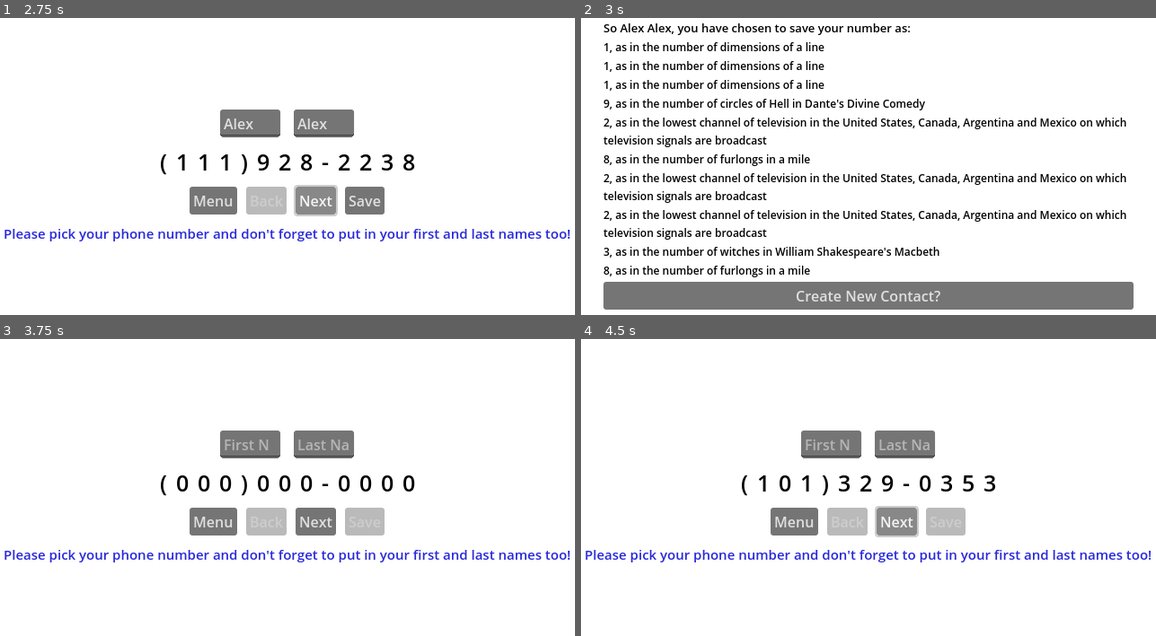
Above: before the commit, frames 1-4 (two rows, left to right).
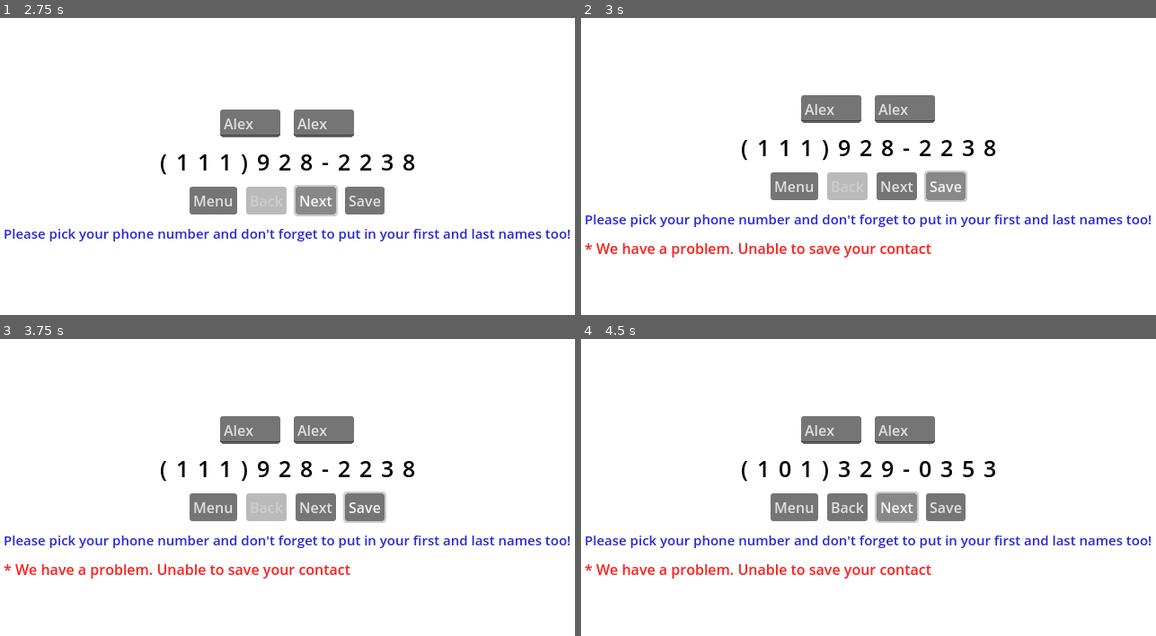
Above: after the commit, the same moments.

Repository: mjcampos/phone_number_entry
Game: Godot game, scene res://Menu/menu.tscn
Two runs of this game, one before a commit and one after it. Both use one fixed random seed, a clock stepped at 60 frames per second and the inputs below.
Inputs (mouse positions are in pixels of both pictures, inside the frame that each line leads up to):
- Up to frame 1 (2.75 s): click "Enter New Contact" at 0.5 s; click (253, 121) at 1.27 s; type "Alex" at 1.35 s; click (322, 121) at 1.5 s; type "Alex" at 1.58 s; click "Next" at 2 s
- Up to frame 2 (3 s): click "Save" at 2.75 s
- Up to frame 3 (3.75 s): click (287, 618) at 3.5 s, where only the run before the commit has a clickable "Create New Contact?"
- Up to frame 4 (4.5 s): click "Next" at 4.25 s

Frame 1 is identical in both runs. In frame 2, 25% of the frame differs, in the area x 0-100%, y 1-99%; in frame 3, 11%; in frame 4, 11%.

Commit message:
Reloaded Numbers API and error message components. Might come useful later

Diff:
--- a/MainView/API.gd
+++ b/MainView/API.gd
@@ -1,29 +1,40 @@
 extends Node
 
+@onready var http_request: HTTPRequest = %HTTPRequest
 @onready var main_container: MarginContainer = %MainContainer
 @onready var save_button: Button = %SaveButton
+@onready var error_message: Label = %ErrorMessage
 
-const repo = {
-	"0": "the coldest possible temperature old the Kelvin scale",
-	"1": "the number of dimensions of a line",
-	"2": "the lowest channel of television in the United States, Canada, Argentina and Mexico on which television signals are broadcast",
-	"3": "the number of witches in William Shakespeare's Macbeth",
-	"4": "the number of legs most furniture has",
-	"5": "the number of completed, numbered piano concertos of Ludwig van Beethoven, Sergei Prokofiev, and Camille Saint-Saëns",
-	"6": "the number of points on a Star of David",
-	"7": "the number of types of viruses according to the Baltimore classification",
-	"8": "the number of furlongs in a mile",
-	"9": "the number of circles of Hell in Dante's Divine Comedy"
-}
+const URL = "http://numbersapi.com/"
+const suffix = "/trivia?fragment"
+
+var phone_number_array: Array
+
 
 func make_api_call(phone_number: int) -> void:
-	var phone_number_array = integer_to_digit_array(phone_number)
-	var random_number_facts = {}
+	var stringed_phone_number: String = integer_with_commas(phone_number)
+	var modified_url = URL + stringed_phone_number + suffix
 
-	for number_string in phone_number_array:
-		random_number_facts[number_string] = repo[number_string]
+	phone_number_array = integer_to_digit_array(phone_number)
+	save_button.disabled = true
+	error_message.visible = false
 
-	main_container.show_facts(random_number_facts, phone_number_array)
+	$HTTPRequest.request(modified_url)
+
+func integer_with_commas(number: int) -> String:
+	var number_str = str(number)  # Convert integer to string
+	var result = ""  # Initialize result string
+
+	# Iterate over each character in the string
+	for i in range(number_str.length()):
+		# Append character to result string
+		result += number_str[i]
+
+		# Add comma if it's not the last character
+		if i < number_str.length() - 1:
+			result += ","
+
+	return result
 
 func integer_to_digit_array(number: int) -> Array:
 	var number_str = str(number)  # Convert integer to string
@@ -35,3 +46,16 @@
 		digit_array.append(number_str[i])
 
 	return digit_array
+
+
+func _on_http_request_request_completed(result: int, response_code: int, headers: PackedStringArray, body: PackedByteArray) -> void:
+	save_button.disabled = false
+
+	if response_code == 200:
+		# Parse the returned body
+		var random_number_facts = JSON.parse_string(body.get_string_from_utf8())
+
+		main_container.show_facts(random_number_facts, phone_number_array)
+	else:
+		print("We have a problem")
+		error_message.visible = true
--- a/MainView/MainContainer.gd
+++ b/MainView/MainContainer.gd
@@ -19,6 +19,8 @@
 @onready var fact_9: Label = %Fact9
 @onready var fact_10: Label = %Fact10
 
+@onready var error_message: Label = %ErrorMessage
+
 var facts_label_array: Array = []
 
 # Called when the node enters the scene tree for the first time.
@@ -26,6 +28,7 @@
 	facts_label_array = [fact_1, fact_2, fact_3, fact_4, fact_5, fact_6, fact_7, fact_8, fact_9, fact_10]
 	display_container.visible = false
 	inputs_container.visible = true
+	error_message.visible = false
 
 func show_facts(facts: Dictionary, phone_number_string_array: Array) -> void:
 	var first_name = first_name_input.text
--- a/MainView/main_view.tscn
+++ b/MainView/main_view.tscn
@@ -10,6 +10,9 @@
 [sub_resource type="LabelSettings" id="LabelSettings_5yidf"]
 font_size = 13
 font_color = Color(0, 0, 0, 1)
+
+[sub_resource type="LabelSettings" id="LabelSettings_f3dto"]
+font_color = Color(1, 0.117647, 0.101961, 1)
 
 [node name="MainView" type="Control"]
 layout_mode = 3
@@ -30,6 +33,8 @@
 
 [node name="API" type="Node" parent="."]
 script = ExtResource("3_c25mt")
+
+[node name="HTTPRequest" type="HTTPRequest" parent="API"]
 
 [node name="MainContainer" type="MarginContainer" parent="."]
 unique_name_in_owner = true
@@ -306,6 +311,14 @@
 text = "Please pick your phone number and don't forget to put in your first and last names too!"
 label_settings = ExtResource("5_r3pye")
 
+[node name="ErrorMessage" type="Label" parent="MainContainer/InputsContainer"]
+unique_name_in_owner = true
+visible = false
+layout_mode = 2
+text = "* We have a problem. Unable to save your contact"
+label_settings = SubResource("LabelSettings_f3dto")
+
+[connection signal="request_completed" from="API/HTTPRequest" to="API" method="_on_http_request_request_completed"]
 [connection signal="pressed" from="MainContainer/DisplayContainer/ResetButton" to="MainContainer" method="_on_reset_button_pressed"]
 [connection signal="text_changed" from="MainContainer/InputsContainer/NameContainer/FirstNameInput" to="." method="_on_first_name_input_text_changed"]
 [connection signal="text_changed" from="MainContainer/InputsContainer/NameContainer/LastNameInput" to="." method="_on_last_name_input_text_changed"]
Not shown: 1 places in MainView/main_view.tscn that only renumber resources
